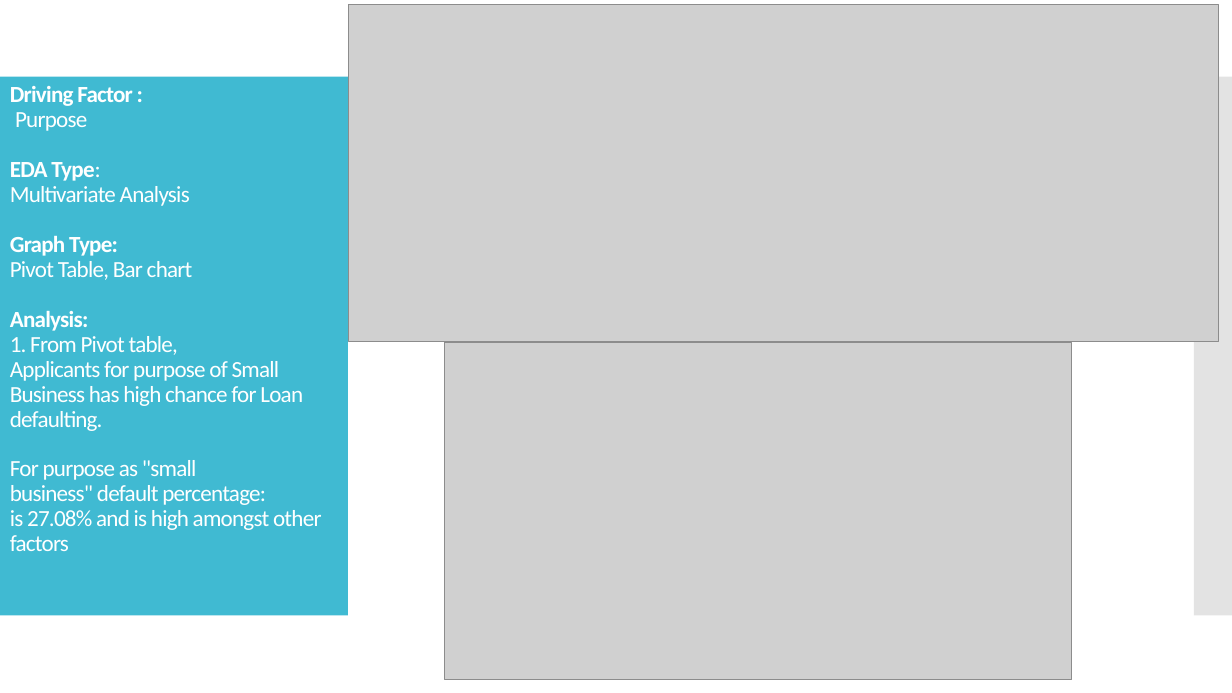
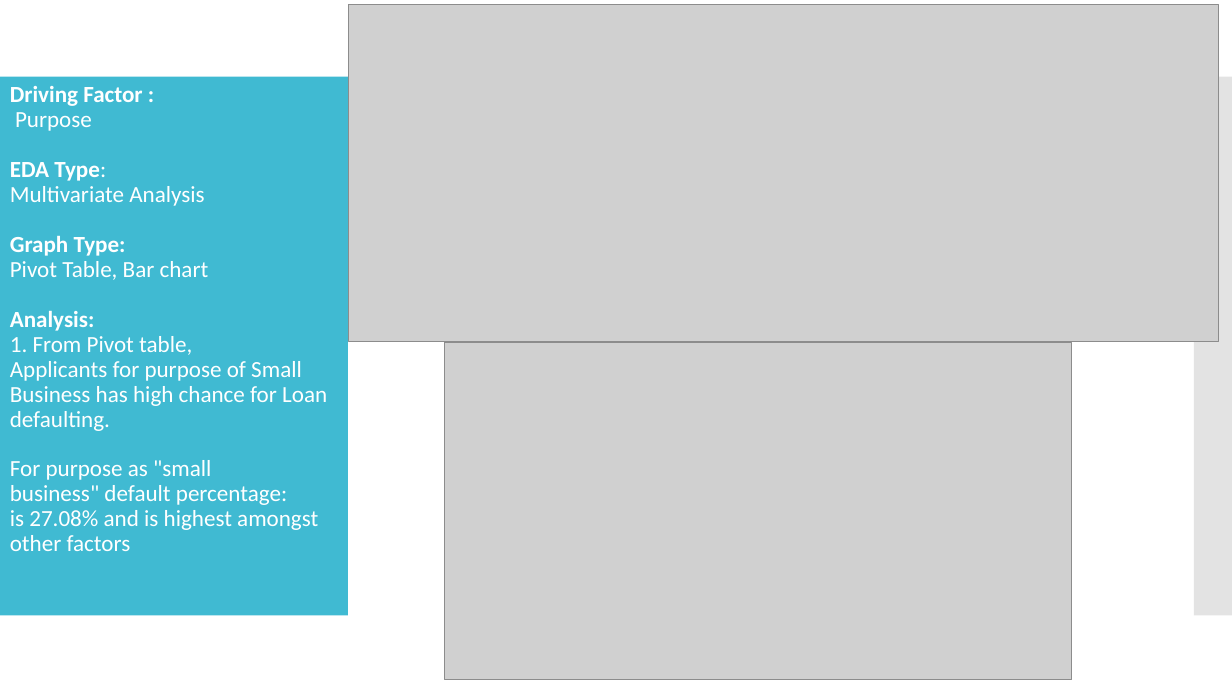
Before and after one commit to Tyagi0502/Lending-Club-Case-Study, a slide deck: slide 4 of Case Study.pptx. Drawn at 1232x693 pixels with LibreOffice and Linux fonts; fonts in the diff are those of the drawing; grey boxes stand for pictures. Boxes give left, top, right and bottom in pixels: in the first picture for what was removed or moved away, otherwise in the second. Text is boxed around its words. In the diff, an @@ line names an element or a change of style, - is before the commit and + after.

Commit message:
Updated presentation

```diff
--- a/Case Study.pptx
+++ b/Case Study.pptx
@@ title at [10, 86, 327, 551]: text changed @@
-Driving Factor :
-Purpose
-EDA Type:
-Multivariate Analysis
-Graph Type:
-Pivot Table, Bar chart
-Analysis:
-1. From Pivot table,
-Applicants for purpose of Small Business has high chance for Loan defaulting.
-For purpose as "small business" default percentage: is 27.08% and is high amongst other factors
+Driving Factor :
+Purpose
+EDA Type:
+Multivariate Analysis
+Graph Type:
+Pivot Table, Bar chart
+Analysis:
+1. From Pivot table,
+Applicants for purpose of Small Business has high chance for Loan defaulting.
+For purpose as "small business" default percentage: is 27.08% and is highest amongst other factors
```
Also in this commit, not shown: 6 other slides changed, 1 slide added, 1 slide removed, 1 other file.
